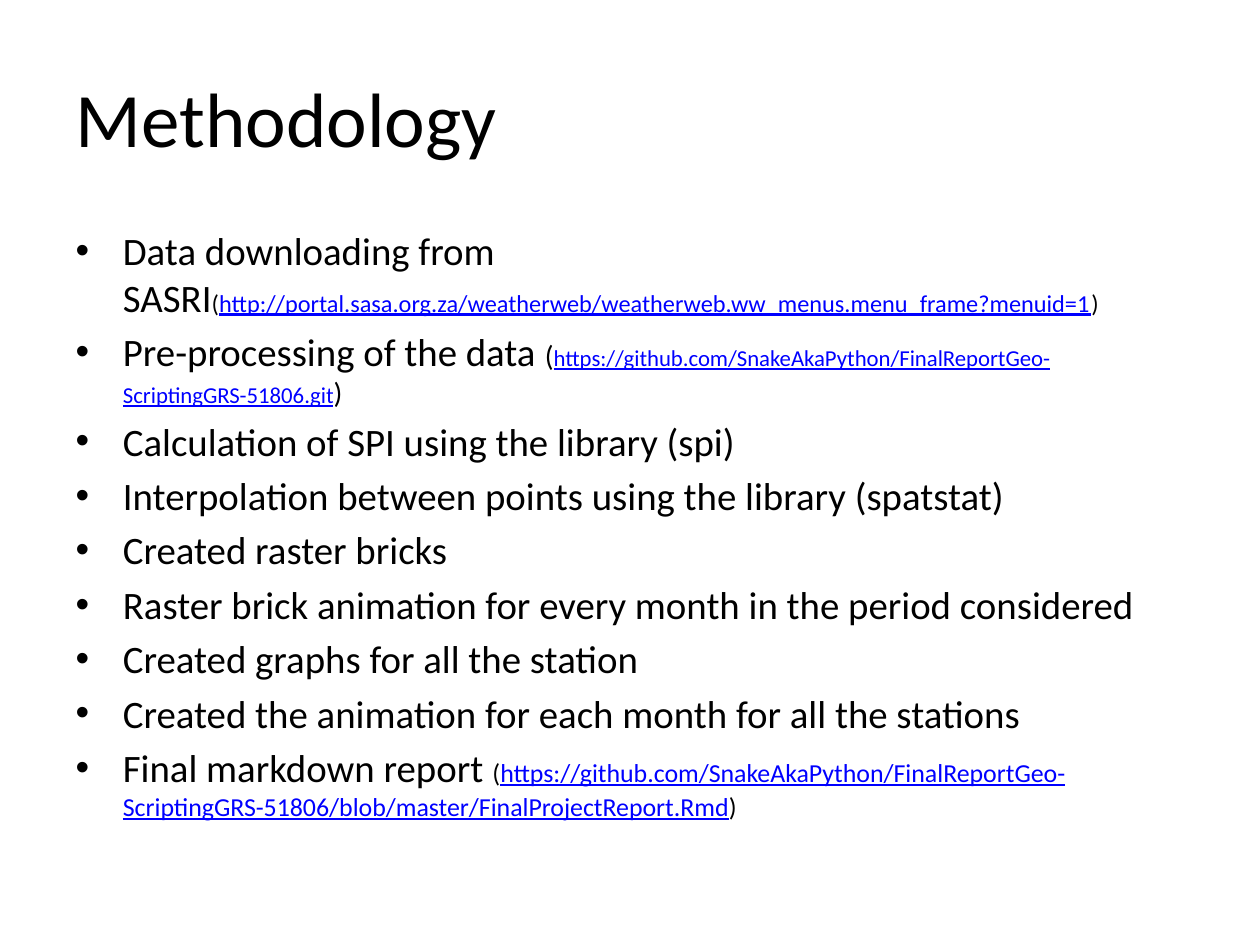
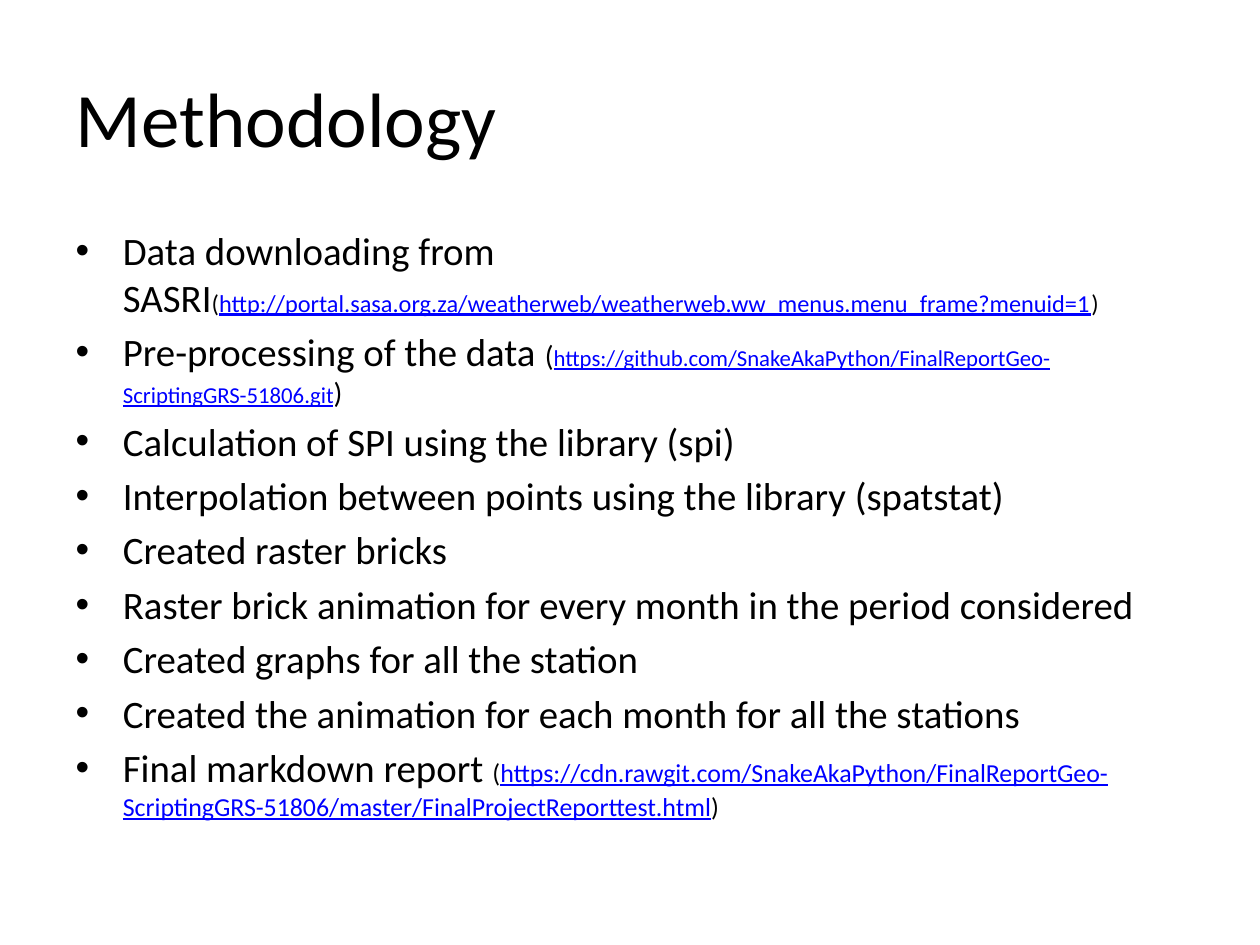
Before and after one commit to SnakeAkaPython/FinalReportGeo-ScriptingGRS-51806, a slide deck: slide 5 of PresentationFinalProjectSnakeAkaPython.pptx. Drawn at 1260x945 pixels with LibreOffice and Linux fonts; fonts in the diff are those of the drawing. Boxes give left, top, right and bottom in pixels: in the first picture for what was removed or moved away, otherwise in the second. Text is boxed around its words. In the diff, an @@ line names an element or a change of style, - is before the commit and + after.

Commit message:
http://rawgit.com/ the link to create the url

```diff
--- a/PresentationFinalProjectSnakeAkaPython.pptx
+++ b/PresentationFinalProjectSnakeAkaPython.pptx
@@ text at box(123, 755, 1107, 821): text changed @@
-• Final markdown report (https://github.com/SnakeAkaPython/FinalReportGeo-ScriptingGRS-51806/blob/master/FinalProjectReport.Rmd)
+• Final markdown report (https://cdn.rawgit.com/SnakeAkaPython/FinalReportGeo-ScriptingGRS-51806/master/FinalProjectReporttest.html)
```
